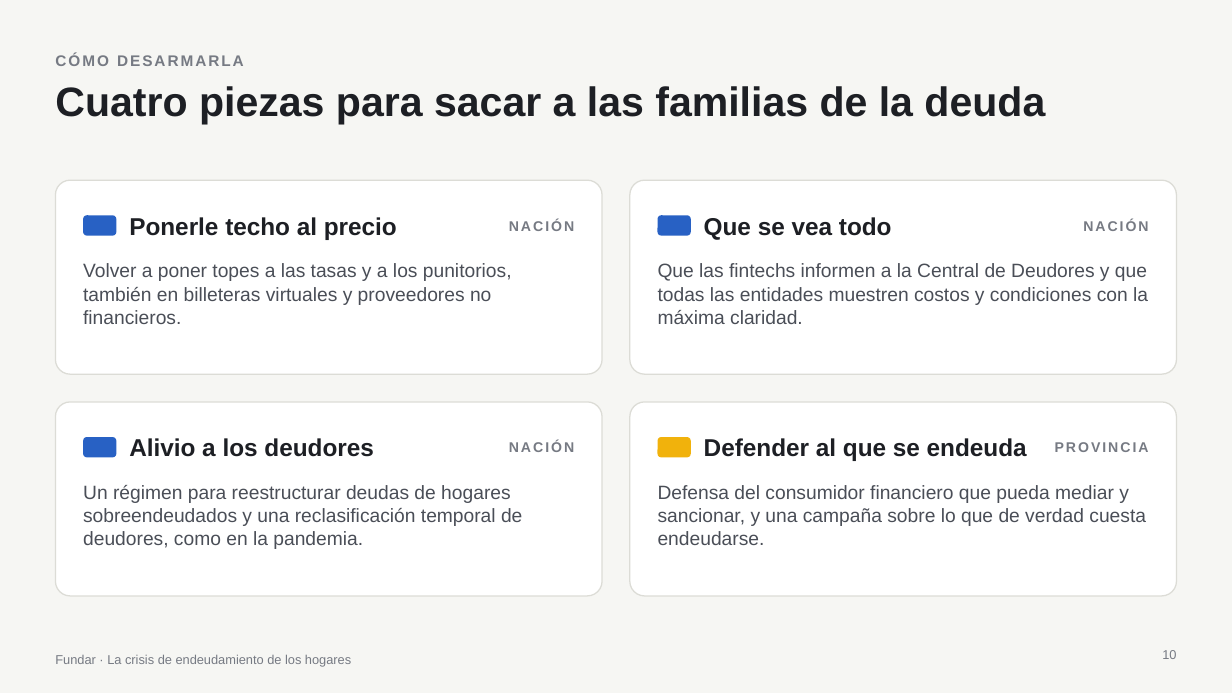
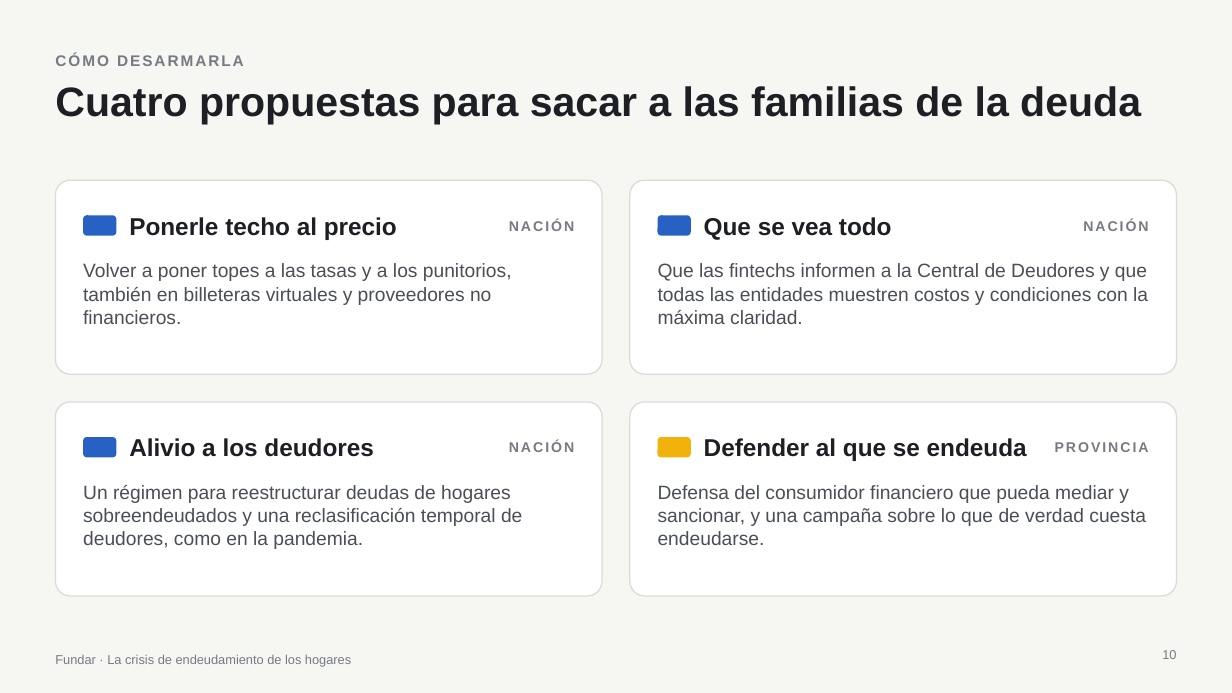
Before and after one commit to elibman36/precios-uber-aeropuertos, a slide deck: slide 10 of presentaciones/crisis_fundar_ladrillos.pptx. Drawn at 1232x693 pixels with LibreOffice and Linux fonts; fonts in the diff are those of the drawing. Boxes give left, top, right and bottom in pixels: in the first picture for what was removed or moved away, otherwise in the second. Text is boxed around its words. In the diff, an @@ line names an element or a change of style, - is before the commit and + after.

```diff
--- a/presentaciones/crisis_fundar_ladrillos.pptx
+++ b/presentaciones/crisis_fundar_ladrillos.pptx
@@ title at <box>55,86,1141,125</box>: text changed @@
-Cuatro piezas para sacar a las familias de la deuda
+Cuatro propuestas para sacar a las familias de la deuda
```
Also in this commit, not shown: 2 other slides changed, 1 other file.
